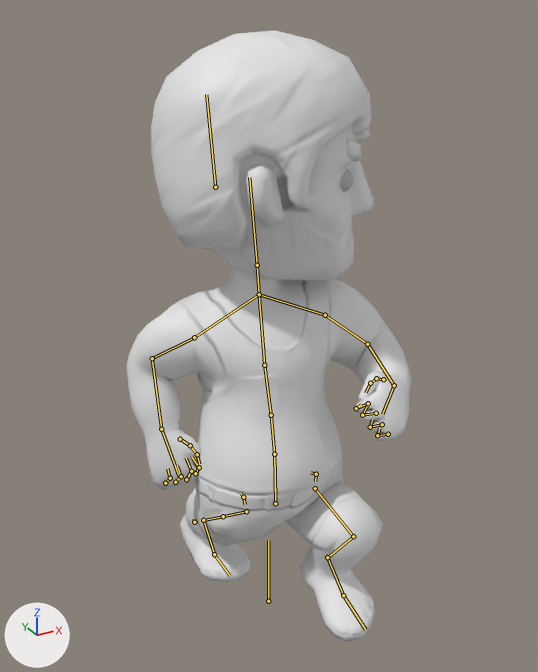
The FBX model Assets/Models/Player.fbx: old version first, new version second.
One viewpoint serves both versions: a camera (50 mm lens) standing at (-0.873, -1.588, 1.703) and looking at (0.01, 0.016, 0.901). Arrows for +X, +Y and +Z are at lower left; the lights stay in place. Both versions are drawn at frame 9 of the action 'Run_back'; the numbers are the values there. The bones that bend it are drawn over the model as lines.

The first picture shows 'Body_low'.
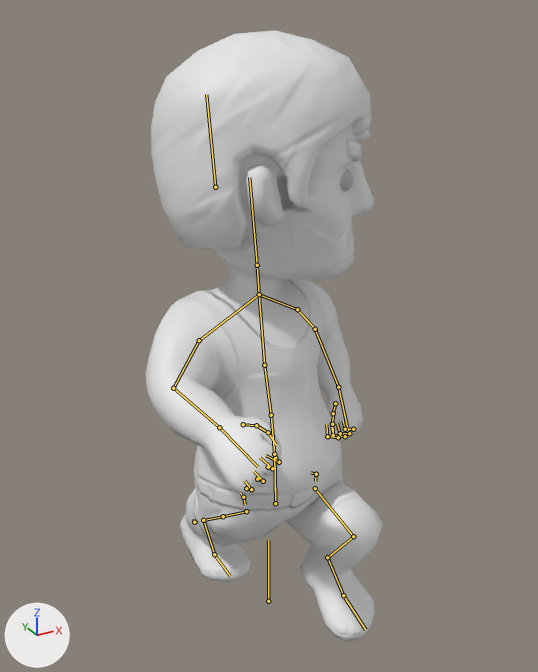
Patch to the scene script:
```diff
--- a/Assets/Models/Player.fbx.py
+++ b/Assets/Models/Player.fbx.py
@@ bone_shoulder_l @@
 bone_shoulder_l = bpy.data.objects['Armature_player'].pose.bones['Shoulder.L']  # child of 'Torso.001'
-bone_shoulder_l.rotation_quaternion = (0.994, 0.036, 0.046, -0.087)  # degrees (4, 6, -10)
+bone_shoulder_l.rotation_quaternion = (0.975, -0.028, -0.103, 0.194)  # degrees (-5, -11, 23)
@@ bone_hand1_l @@
 bone_hand1_l = bpy.data.objects['Armature_player'].pose.bones['Hand1.L']  # child of 'Shoulder.L'
-bone_hand1_l.rotation_quaternion = (0.938, -0.286, 0.191, -0.052)  # degrees (-36, 19, -13)
+bone_hand1_l.rotation_quaternion = (0.783, -0.316, 0.534, -0.04)  # degrees (-67, 54, -43)
@@ bone_hand2_l @@
 bone_hand2_l = bpy.data.objects['Armature_player'].pose.bones['Hand2.L']  # child of 'Hand1.L'
-bone_hand2_l.rotation_quaternion = (0.87, 0.147, 0.0, -0.471)  # degrees (15, 8, -56)
+bone_hand2_l.rotation_quaternion = (0.923, 0.114, 0.0, -0.367)  # degrees (12, 5, -43)
@@ bone_palm_l @@
 bone_palm_l = bpy.data.objects['Armature_player'].pose.bones['Palm.L']  # child of 'Hand2.L'
-bone_palm_l.rotation_quaternion = (0.908, -0.069, -0.302, -0.282)  # degrees (3, -36, -36)
+bone_palm_l.rotation_quaternion = (1.0, 0.0, 0.0, 0.0)  # degrees (0, 0, 0)
@@ bone_shoulder_r @@
 bone_shoulder_r = bpy.data.objects['Armature_player'].pose.bones['Shoulder.R']  # child of 'Torso.001'
-bone_shoulder_r.rotation_quaternion = (0.997, -0.019, 0.031, -0.061)  # degrees (-2, 3, -7)
+bone_shoulder_r.rotation_quaternion = (0.999, 0.014, -0.024, 0.047)  # degrees (2, -3, 5)
@@ bone_hand1_r @@
 bone_hand1_r = bpy.data.objects['Armature_player'].pose.bones['Hand1.R']  # child of 'Shoulder.R'
-bone_hand1_r.rotation_quaternion = (0.741, -0.394, -0.511, -0.187)  # degrees (-67, -65, 17)
+bone_hand1_r.rotation_quaternion = (0.945, -0.203, -0.172, 0.188)  # degrees (-28, -14, 26)
@@ bone_hand2_r @@
 bone_hand2_r = bpy.data.objects['Armature_player'].pose.bones['Hand2.R']  # child of 'Hand1.R'
-bone_hand2_r.rotation_quaternion = (0.857, 0.153, 0.0, 0.492)  # degrees (15, -9, 58)
+bone_hand2_r.rotation_quaternion = (0.914, 0.121, 0.0, 0.388)  # degrees (13, -5, 45)
@@ bone_palm_r @@
 bone_palm_r = bpy.data.objects['Armature_player'].pose.bones['Palm.R']  # child of 'Hand2.R'
-bone_palm_r.rotation_quaternion = (0.995, -0.02, 0.073, 0.061)  # degrees (-2, 9, 7)
+bone_palm_r.rotation_quaternion = (0.962, 0.0, 0.274, 0.0)  # degrees (0, 32, 0)
```

Pixel boxes (x1, y1, x2, y2) of what changed, in the pictures (538 x 672 px):
'Body_low', posed (16% narrower)
    before: (127, 30, 411, 642)
    after: (146, 30, 383, 642)
bone 'Shoulder.L', root to tip
    before: (259, 294) to (325, 315)
    after: (259, 294) to (297, 309)
bone 'Hand1.L', root to tip
    before: (325, 315) to (367, 344)
    after: (297, 309) to (315, 329)
bone 'Hand2.L', root to tip
    before: (367, 344) to (394, 385)
    after: (315, 329) to (338, 387)
bone 'Palm.L', root to tip
    before: (394, 385) to (382, 414)
    after: (338, 387) to (348, 430)
bone 'Shoulder.R', root to tip
    before: (259, 294) to (194, 337)
    after: (259, 294) to (199, 340)
bone 'Hand1.R', root to tip
    before: (194, 337) to (152, 358)
    after: (199, 340) to (173, 388)
bone 'Hand2.R', root to tip
    before: (152, 358) to (161, 429)
    after: (173, 388) to (219, 427)
bone 'Palm.R', root to tip
    before: (161, 429) to (179, 476)
    after: (219, 427) to (258, 467)
